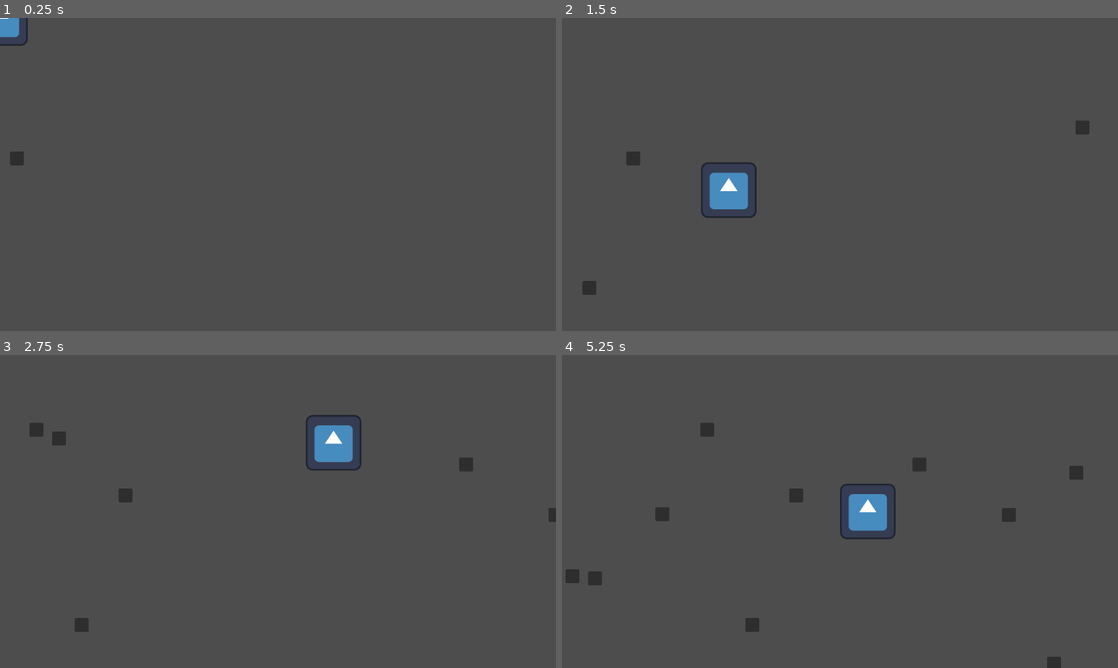
Above: before the commit, frames 1-4 (two rows, left to right).
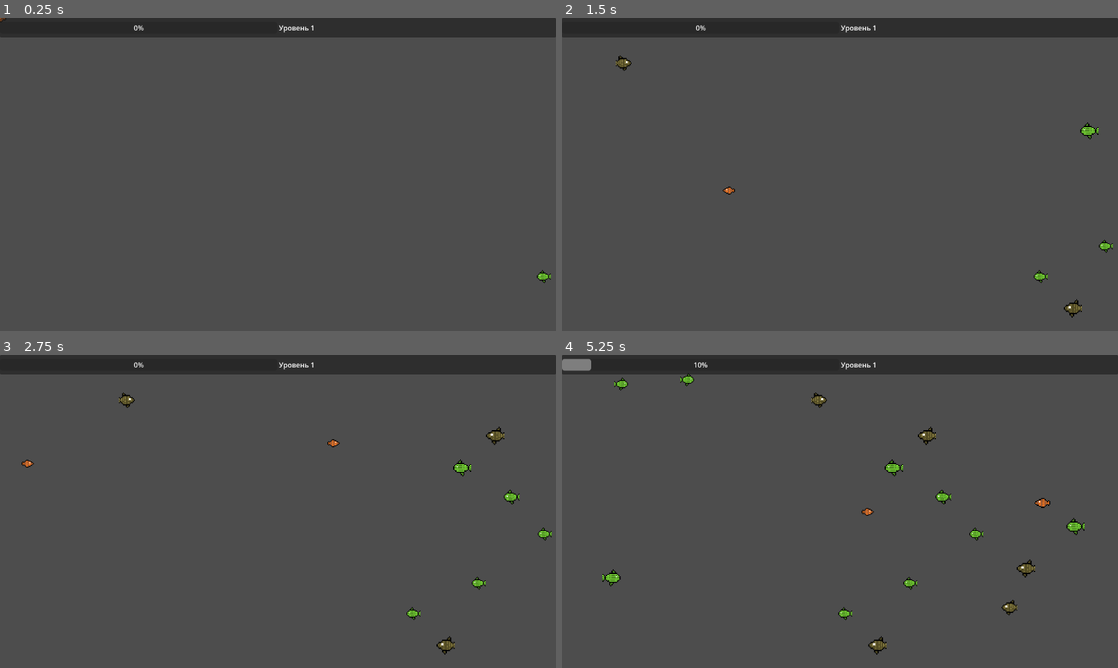
Above: after the commit, the same moments.

Repository: kotofeyy/BecomeBigFish-game
Game: Godot game, scene res://scenes/main.tscn
Same seed, same stepped clock (60 frames per second), same inputs: the game is played once before the commit and once after it. The engine's default icon, where the game draws it, is replaced by a stand-in: a white triangle on a blue panel in a dark square.
Inputs (mouse positions are in pixels of both pictures, inside the frame that each line leads up to):
- Up to frame 1 (0.25 s): no input
- Up to frame 2 (1.5 s): move the mouse to (962, 158) at 0.52 s; move the mouse to (728, 190) at 1.27 s
- Up to frame 3 (2.75 s): move the mouse to (333, 442) at 2.02 s
- Up to frame 4 (5.25 s): move the mouse to (812, 574) at 2.77 s; move the mouse to (1006, 558) at 3.52 s; move the mouse to (673, 464) at 4.27 s; move the mouse to (867, 511) at 5.02 s

The runs differ from the first frame. In frame 1, 6.4% of the frame differs, in the area x 0-100%, y 0-85%; in frame 2, 7.9%; in frame 3, 8.4%; in frame 4, 9.5%, in the area x 0-100%, y 0-100%.

Commit message:
уровень. прогресс бар. пулл рыб

Diff:
--- a/code/main.gd
+++ b/code/main.gd
@@ -3,26 +3,61 @@
 @onready var player: Sprite2D = $Player
 @onready var audio_eat: AudioStreamPlayer = $AudioEat
 @onready var fish_preload = preload("res://scenes/fish.tscn")
+@onready var progress_bar: ProgressBar = $CanvasLayer/Panel/VBoxContainer/ProgressBar
+@onready var level_label: Label = $CanvasLayer/Panel/VBoxContainer/LevelLabel
+
+
+var has_game_started := false
+var player_scale
+var score = 0
+var level = 1
 
 func _ready() -> void:
-	for i in 50:
+	level_label.text = "Уровень " + str(level)
+	progress_bar.max_value = level * 10
+	player_scale = Util.size_to_scale[level - 1]
+	player.scale = player_scale
+	for i in 15:
 		var fish: Fish = fish_preload.instantiate()
 		add_child(fish)
-		await get_tree().create_timer(0.5).timeout
+		await get_tree().create_timer(0.3).timeout
+
 
 
 func _process(delta: float) -> void:
-	pass
+	if progress_bar.ratio == 1.0:
+		if level < 5:
+			progress_bar.value = 0
+			level += 1
+			player_scale = Util.size_to_scale[level - 1]
+			player.scale = player_scale
+
+			progress_bar.min_value = score
+			progress_bar.max_value = level * 10
+			level_label.text = "Уровень " + str(level)
 
 
 func _unhandled_input(event: InputEvent) -> void:
 	player.global_position = get_global_mouse_position()
+	var mouse_velocity = Input.get_last_mouse_velocity()
+
+	if mouse_velocity.x > 0:
+		player.flip_h = true
+	elif mouse_velocity.x < 0:
+		player.flip_h = false
 
 
 func on_eat_fish() -> void:
 	audio_eat.play()
+	score += 1
+	update_progress()
 
 
 func _on_area_2d_area_entered(area: Area2D) -> void:
-	area.get_parent().queue_free()
-	on_eat_fish()
+	if level - 1 >= area.get_parent().level:
+		area.get_parent().reset_spawn()
+		on_eat_fish()
+
+
+func update_progress() -> void:
+	progress_bar.value = score
--- /dev/null
+++ b/code/util.gd
@@ -0,0 +1,20 @@
+extends Node
+class_name Util
+
+enum Size {
+	EXTRA_SMALL,
+	SMALL,
+	MEDIUM,
+	LARGE,
+	EXTRA_LARGE,
+	DOUBLE_LARGE
+	}
+
+const size_to_scale = {
+	Size.EXTRA_SMALL : Vector2(2.0, 2.0),
+	Size.SMALL : Vector2(2.3, 2.3),
+	Size.MEDIUM : Vector2(2.6, 2.6),
+	Size.LARGE : Vector2(2.9, 2.9),
+	Size.EXTRA_LARGE : Vector2(3.1, 3.1),
+	Size.DOUBLE_LARGE : Vector2(3.4, 3.4),
+}
--- a/project.godot
+++ b/project.godot
@@ -26,6 +26,7 @@
 
 [rendering]
 
+textures/canvas_textures/default_texture_filter=3
 rendering_device/driver.windows="d3d12"
 renderer/rendering_method="gl_compatibility"
 renderer/rendering_method.mobile="gl_compatibility"
--- a/scenes/fish.gd
+++ b/scenes/fish.gd
@@ -1,35 +1,69 @@
-extends Panel
+extends Sprite2D
 class_name Fish
 
-var speed = 100
+
+const FISH_1 = preload("uid://bifkics7rlbos")
+const FISH_2 = preload("uid://dolbclvlvtwfk")
+const FISH_3 = preload("uid://bcqprvaq42nnw")
+
+var speed = 120
 var direction
 var size_screen
+var fish_scale
+var level = 1
+var level_to_scale = {
+	1: [Util.Size.EXTRA_SMALL, Util.Size.SMALL, Util.Size.MEDIUM],
+	2: [Util.Size.LARGE, Util.Size.EXTRA_LARGE, Util.Size.DOUBLE_LARGE]
+}
 
 func _ready() -> void:
-	var size_screen = get_window().get_visible_rect().size
-	direction = ["left", "right"].pick_random()
-	if direction == "left":
-		position.y = randi_range(100, size_screen.y)
-	if direction == "right":
-		position.x = size_screen.x
-		position.y = randi_range(0, size_screen.y)
-	#var tween = get_tree().create_tween()
-	#if direction == "left":
-		#position.y = randi_range(100, size_screen.y)
-		#tween.tween_property(self, "position", Vector2(size_screen.x, position.y), randf_range(1, 7))
-	#if direction == "right":
-		#position.x = size_screen.x
-		#position.y = randi_range(0, size_screen.y)
-		#tween.tween_property(self, "position", Vector2(0, position.y), randf_range(1, 7))
+	size_screen = get_window().get_visible_rect().size
+	reset_spawn()
+
+
+func move_to_left(delta) -> void:
+	position.x += speed * delta
+
+
+func move_to_right(delta) -> void:
+	position.x -= speed * delta
 
 
 func _process(delta: float) -> void:
 	if direction == "left":
-		position.x += speed * delta
+		move_to_left(delta)
 	if direction == "right":
-		position.x -= speed * delta
+		move_to_right(delta)
 
 
 func _on_visible_on_screen_enabler_2d_screen_exited() -> void:
-	pass
-	#queue_free()
+	reset_spawn()
+
+
+func reset_spawn() -> void:
+	direction = ["left", "right"].pick_random()
+
+	if direction == "left":
+		chage_texture([0, 1, 2].pick_random())
+		position.x = 0
+		level = randi_range(0, 2)
+		fish_scale = Util.size_to_scale[level_to_scale[1][level]]
+		scale = fish_scale
+		flip_h = true
+		global_position.y = randi_range(45, size_screen.y - 32)
+	if direction == "right":
+		chage_texture([0, 1, 2].pick_random())
+		global_position.x = size_screen.x
+		level = randi_range(0, 2)
+		fish_scale = Util.size_to_scale[level_to_scale[1][level]]
+		scale = fish_scale
+		flip_h = false
+		global_position.y = randi_range(45, size_screen.y - 32)
+
+
+func chage_texture(index: int) -> void:
+	var tile_size = 16
+	var x = (index % 3) * tile_size
+	var y = (index / 3) * tile_size
+
+	region_rect = Rect2(x, y, tile_size, tile_size)
--- a/scenes/fish.tscn
+++ b/scenes/fish.tscn
@@ -1,12 +1,15 @@
 [gd_scene format=3 uid="uid://di8mjm58dd23k"]
 
+[ext_resource type="Texture2D" uid="uid://cyskeytkcmv82" path="res://sprites/FishSheet.png" id="1_8g0i4"]
 [ext_resource type="Script" uid="uid://btrwo2j3sqyuy" path="res://scenes/fish.gd" id="1_n6yr6"]
 
 [sub_resource type="RectangleShape2D" id="RectangleShape2D_8g0i4"]
+size = Vector2(81.33757, 81.33757)
 
-[node name="Fish" type="Panel" unique_id=1900594043]
-offset_right = 32.0
-offset_bottom = 32.0
+[node name="Fish" type="Sprite2D" unique_id=1842238080]
+texture = ExtResource("1_8g0i4")
+region_enabled = true
+region_rect = Rect2(0, 0, 16, 16)
 script = ExtResource("1_n6yr6")
 
 [node name="Area2D" type="Area2D" parent="." unique_id=1480195052]
@@ -14,11 +17,10 @@
 monitoring = false
 
 [node name="CollisionShape2D" type="CollisionShape2D" parent="Area2D" unique_id=1578496392]
-position = Vector2(16, 16)
-scale = Vector2(1.57, 1.57)
+scale = Vector2(0.205, 0.205)
 shape = SubResource("RectangleShape2D_8g0i4")
 
 [node name="VisibleOnScreenEnabler2D" type="VisibleOnScreenEnabler2D" parent="." unique_id=509498923]
-rect = Rect2(0, 0, 32, 32)
+rect = Rect2(-8, -8, 16, 16)
 
 [connection signal="screen_exited" from="VisibleOnScreenEnabler2D" to="." method="_on_visible_on_screen_enabler_2d_screen_exited"]
--- a/scenes/main.tscn
+++ b/scenes/main.tscn
@@ -1,7 +1,7 @@
 [gd_scene format=3 uid="uid://cuwgnvbdqghcq"]
 
 [ext_resource type="Script" uid="uid://bxdyc0io1c0sj" path="res://code/main.gd" id="1_0wfyh"]
-[ext_resource type="Texture2D" uid="uid://ddxmxgyyfy8mn" path="res://icon.svg" id="2_sugp2"]
+[ext_resource type="Texture2D" uid="uid://cyskeytkcmv82" path="res://sprites/FishSheet.png" id="2_sugp2"]
 [ext_resource type="AudioStream" uid="uid://mcin1q5t7vwl" path="res://sounds/eat.wav" id="3_sugp2"]
 
 [sub_resource type="RectangleShape2D" id="RectangleShape2D_sugp2"]
@@ -13,16 +13,46 @@
 
 [node name="Player" type="Sprite2D" parent="." unique_id=442083430]
 texture = ExtResource("2_sugp2")
+region_enabled = true
+region_rect = Rect2(0, 0, 16, 16)
 
 [node name="Area2D" type="Area2D" parent="Player" unique_id=1424967699]
 collision_mask = 2
 monitorable = false
 
 [node name="CollisionShape2D" type="CollisionShape2D" parent="Player/Area2D" unique_id=461448838]
-scale = Vector2(6, 6)
+scale = Vector2(0.755, 0.755)
 shape = SubResource("RectangleShape2D_sugp2")
 
 [node name="AudioEat" type="AudioStreamPlayer" parent="." unique_id=1628618054]
 stream = ExtResource("3_sugp2")
 
+[node name="CanvasLayer" type="CanvasLayer" parent="." unique_id=953804463]
+
+[node name="Panel" type="Panel" parent="CanvasLayer" unique_id=1533811978]
+anchors_preset = -1
+anchor_right = 1.0
+anchor_bottom = 0.062000003
+offset_bottom = 0.3599968
+grow_horizontal = 2
+
+[node name="VBoxContainer" type="HBoxContainer" parent="CanvasLayer/Panel" unique_id=1341887099]
+layout_mode = 1
+anchors_preset = 15
+anchor_right = 1.0
+anchor_bottom = 1.0
+grow_horizontal = 2
+grow_vertical = 2
+
+[node name="ProgressBar" type="ProgressBar" parent="CanvasLayer/Panel/VBoxContainer" unique_id=354665567]
+layout_mode = 2
+size_flags_horizontal = 3
+size_flags_vertical = 4
+max_value = 10.0
+step = 1.0
+
+[node name="LevelLabel" type="Label" parent="CanvasLayer/Panel/VBoxContainer" unique_id=905797926]
+layout_mode = 2
+size_flags_horizontal = 3
+
 [connection signal="area_entered" from="Player/Area2D" to="." method="_on_area_2d_area_entered"]
--- /dev/null
+++ b/themes/fish1.tres
@@ -0,0 +1,7 @@
+[gd_resource type="StyleBoxTexture" format=3 uid="uid://bifkics7rlbos"]
+
+[ext_resource type="Texture2D" uid="uid://cyskeytkcmv82" path="res://sprites/FishSheet.png" id="1_q72vs"]
+
+[resource]
+texture = ExtResource("1_q72vs")
+region_rect = Rect2(0, 0, 16, 16)
--- /dev/null
+++ b/themes/fish2.tres
@@ -0,0 +1,7 @@
+[gd_resource type="StyleBoxTexture" format=3 uid="uid://dolbclvlvtwfk"]
+
+[ext_resource type="Texture2D" uid="uid://cyskeytkcmv82" path="res://sprites/FishSheet.png" id="1_fjbus"]
+
+[resource]
+texture = ExtResource("1_fjbus")
+region_rect = Rect2(15, 0, 17, 16)
--- /dev/null
+++ b/themes/fish3.tres
@@ -0,0 +1,7 @@
+[gd_resource type="StyleBoxTexture" format=3 uid="uid://bcqprvaq42nnw"]
+
+[ext_resource type="Texture2D" uid="uid://cyskeytkcmv82" path="res://sprites/FishSheet.png" id="1_0cna3"]
+
+[resource]
+texture = ExtResource("1_0cna3")
+region_rect = Rect2(32, 0, 16, 16)
Not shown, added: code/util.gd.uid
Binary file added: sprites/FishSheet.png
Not shown, added: sprites/FishSheet.png.import
